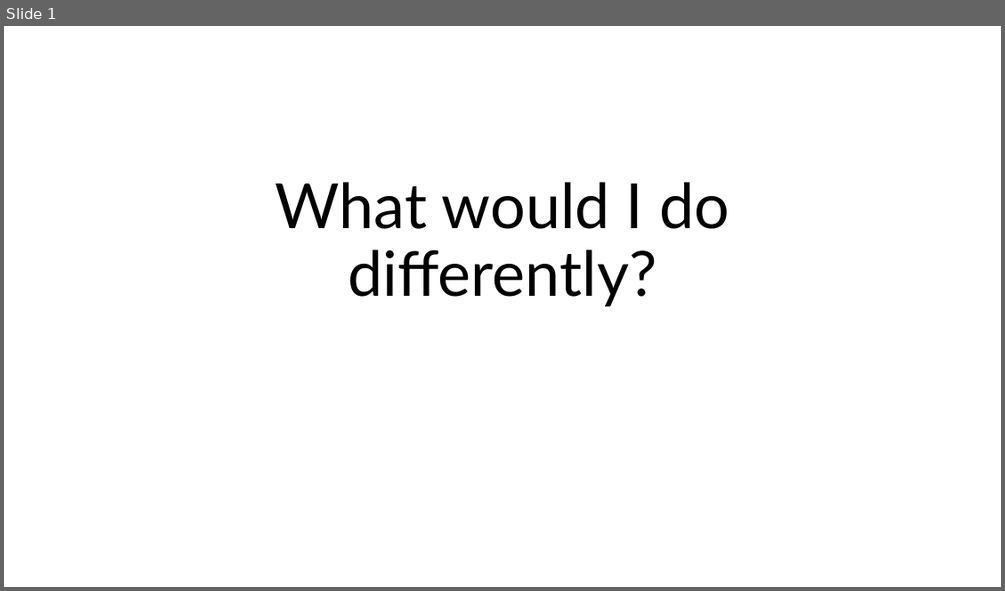
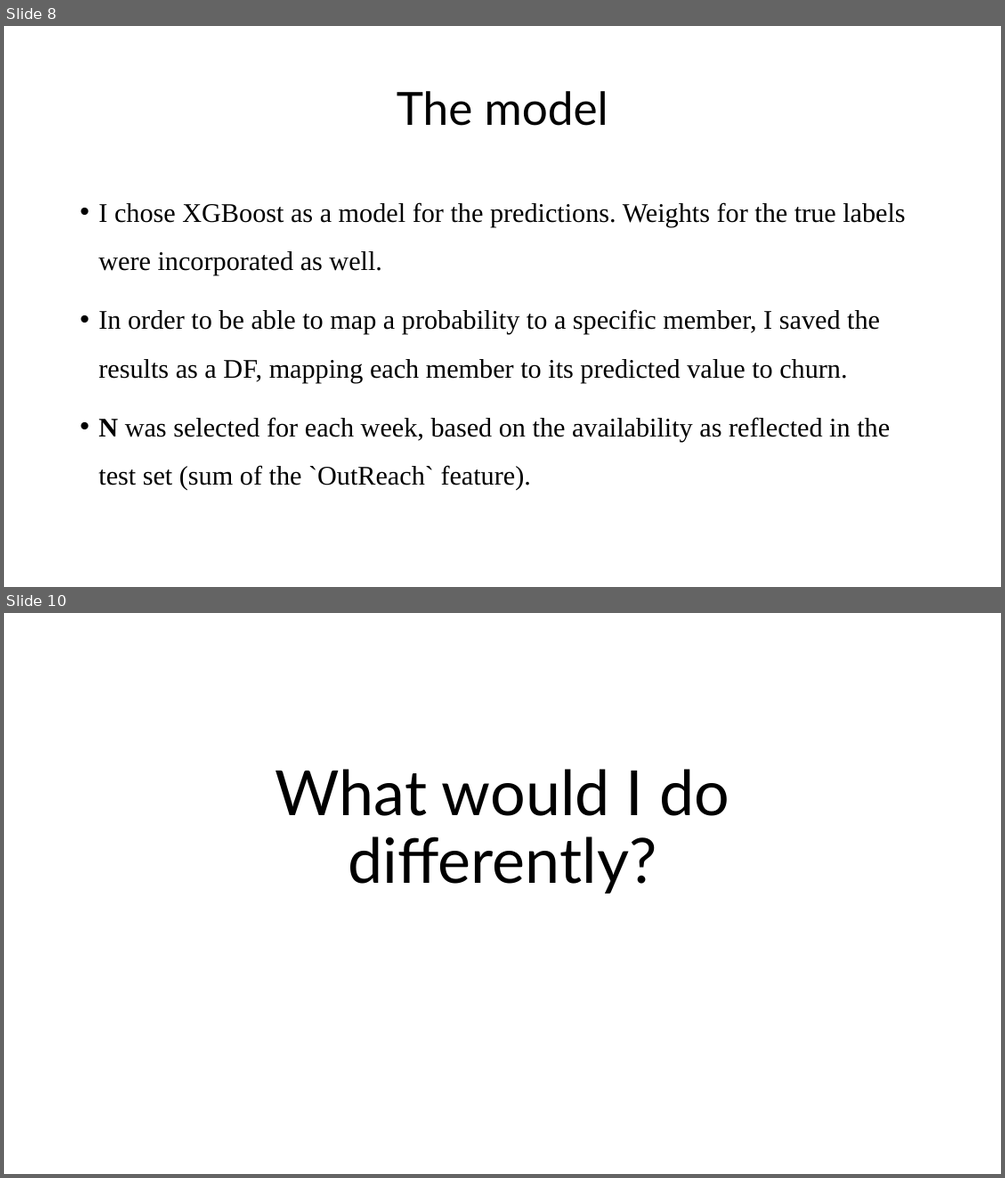
Before and after one commit to yotamdery/Predicting_Churn, a slide deck: Vi - Presentation.pptx. Shown one above the other, each under a label of ours: slide 1 before the commit, slides 8 and 10 after it; the slides between them are not shown. The pictures are 1005x591 and 1005x1178 pixels, drawn with LibreOffice and Linux fonts; fonts in the diff are those of the drawing. Boxes give left, top, right and bottom in pixels: in the first picture for what was removed or moved away, otherwise in the second. Text is boxed around its words. In the diff, an @@ line names an element or a change of style, - is before the commit and + after.

```diff
--- a/Vi - Presentation.pptx
+++ b/Vi - Presentation.pptx
@@ slide 8 added at (x1=4, y1=26, x2=1001, y2=587), background #FFFFFF @@
@@ title added at (x1=396, y1=91, x2=608, y2=126), 44 pt, text #000000 @@
+The model
@@ text added at (x1=98, y1=202, x2=905, y2=490), 25.9 pt, text #000000 @@
+• I chose XGBoost as a model for the predictions. Weights for the true labels were incorporated as well.
+• In order to be able to map a probability to a specific member, I saved the results as a DF, mapping each member to its predicted value to churn.
+• N was selected for each week, based on the availability as reflected in the test set (sum of the `OutReach` feature).
@@ what was slide 1 is now slide 10 @@
```
Also in this commit, not shown: 4 slides changed, 9 other slides added.
